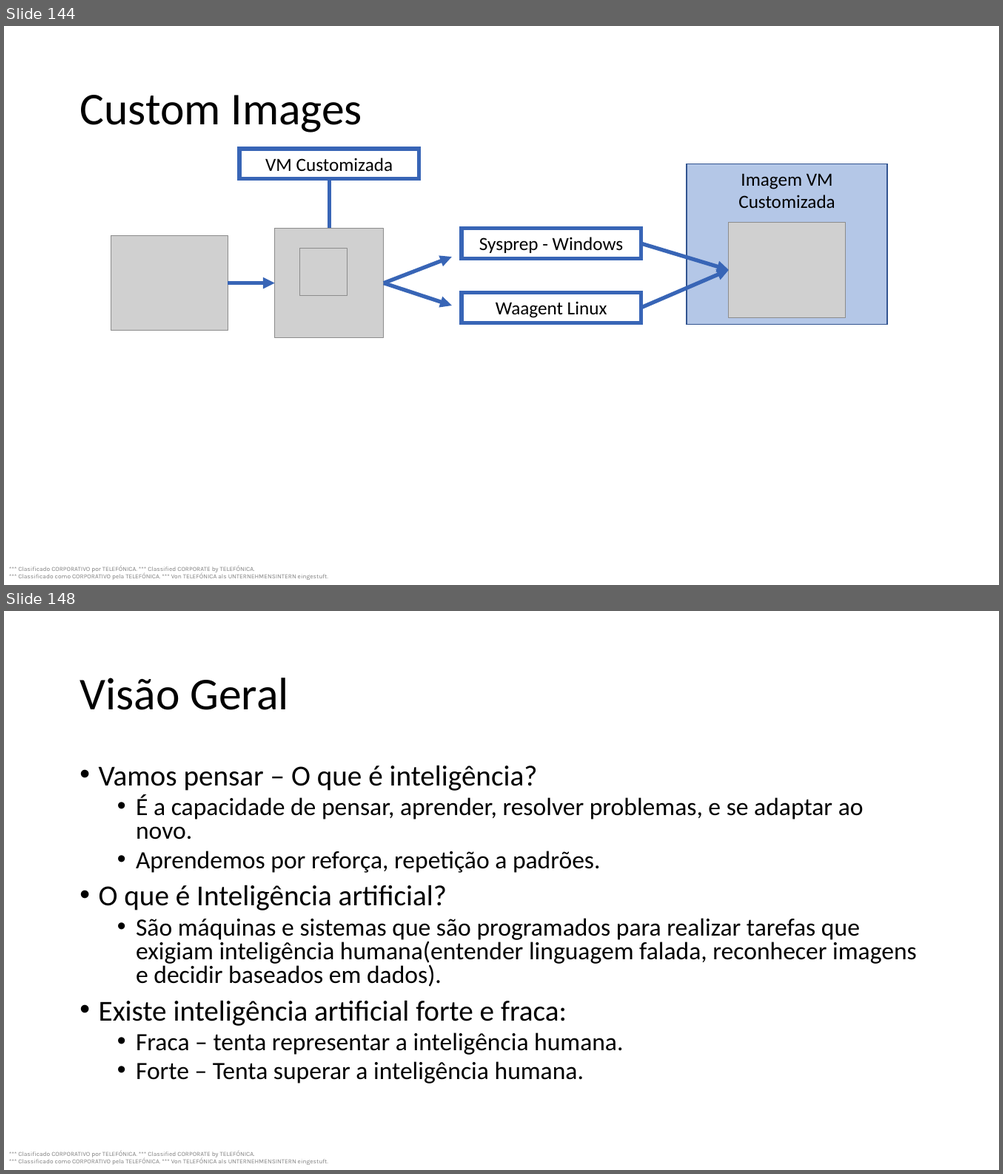
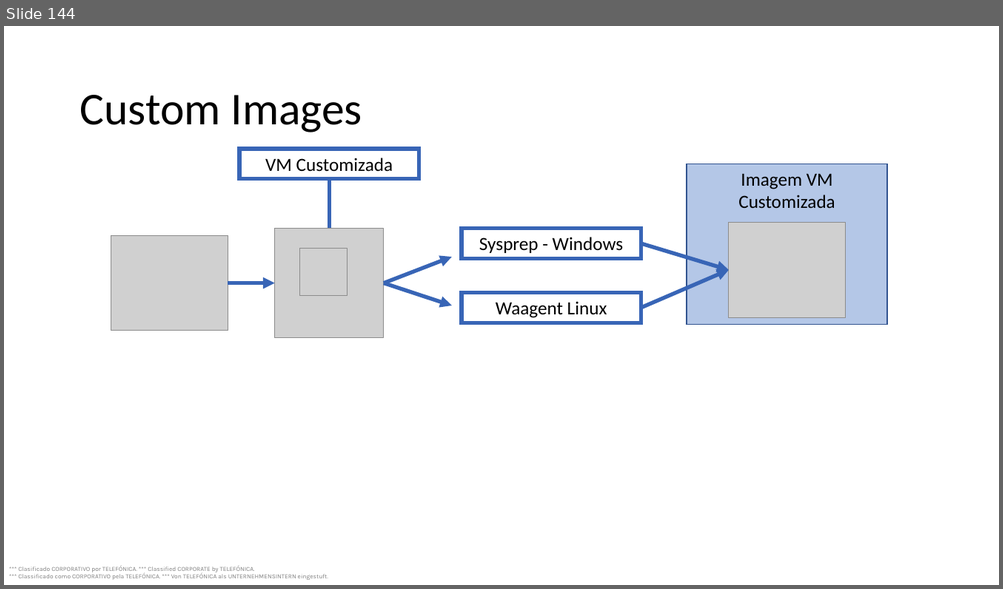
Before and after one commit to gorayb-ctrl/material, a slide deck: az300.pptx. Shown one above the other, each under a label of ours: slides 144 and 148 before the commit, slide 144 after it; the slides between them are not shown. The pictures are 1003x1174 and 1003x589 pixels, drawn with LibreOffice and Linux fonts; fonts in the diff are those of the drawing; grey boxes stand for pictures. Boxes give left, top, right and bottom in pixels: in the first picture for what was removed or moved away, otherwise in the second. Text is boxed around its words. In the diff, an @@ line names an element or a change of style, - is before the commit and + after.

```diff
--- a/az300.pptx
+++ b/az300.pptx
@@ slide 148 removed at (4, 611, 999, 1170), background #FFFFFF; not listed: 1 template element that a slide beside it also shows @@
@@ title removed at (79, 678, 288, 710) @@
-Visão Geral
@@ text removed at (99, 765, 916, 1084) @@
-• Vamos pensar – O que é inteligência?
-  • É a capacidade de pensar, aprender, resolver problemas, e se adaptar ao novo.
-  • Aprendemos por reforça, repetição a padrões.
-• O que é Inteligência artificial?
-  • São máquinas e sistemas que são programados para realizar tarefas que exigiam inteligência humana(entender linguagem falada, reconhecer imagens e decidir baseados em dados).
-• Existe inteligência artificial forte e fraca:
-  • Fraca – tenta representar a inteligência humana.
-  • Forte – Tenta superar a inteligência humana.
```
Also in this commit, not shown: 23 other slides removed.
